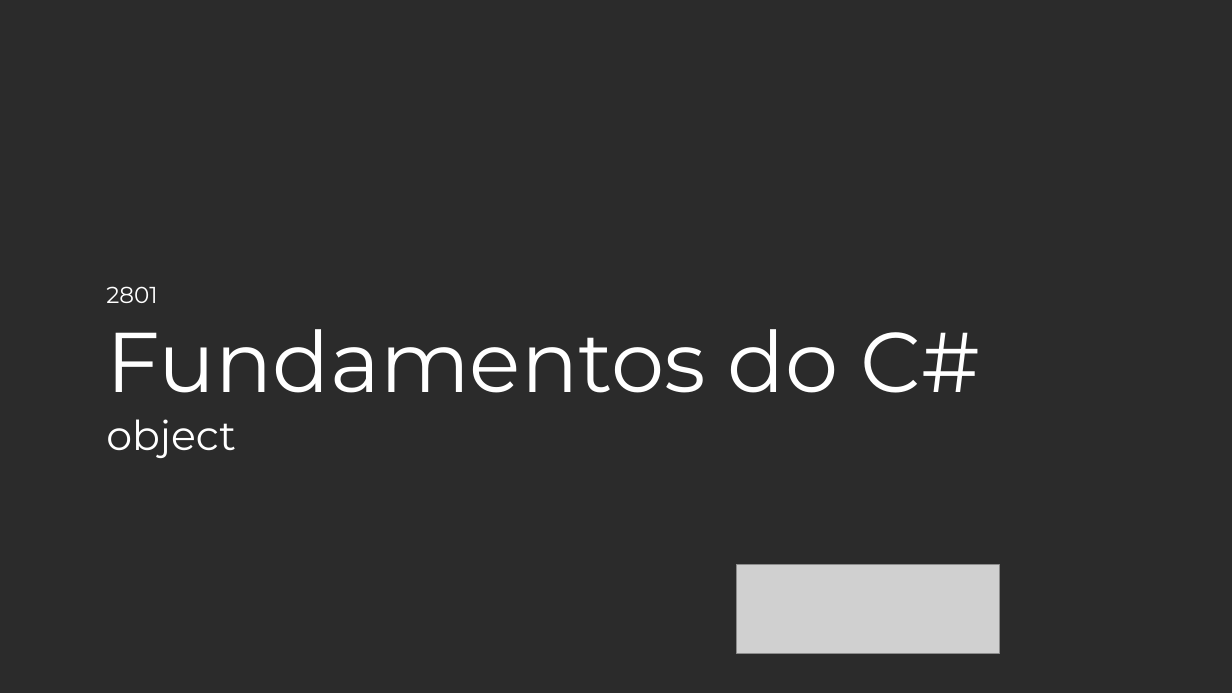
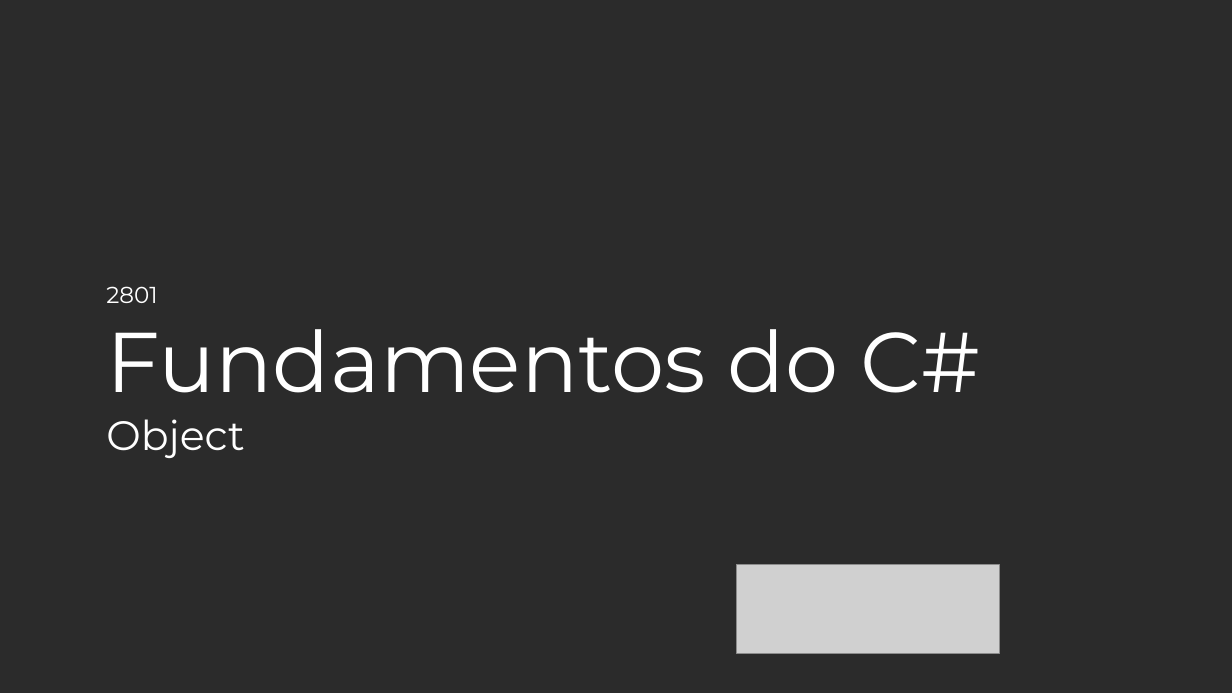
Before and after one commit to balta-io/2801, a slide deck: slide 48 of material-apoio/Modulo 5 - Linguagem de Programacao/2801 - Modulo 5 - Linguagem de Programacao.pptx. Drawn at 1232x693 pixels with LibreOffice and Linux fonts; fonts in the diff are those of the drawing; grey boxes stand for pictures; background and template pictures are left out; a plain dark background stands for a picture behind light text. Boxes give left, top, right and bottom in pixels: in the first picture for what was removed or moved away, otherwise in the second. Text is boxed around its words. In the diff, an @@ line names an element or a change of style, - is before the commit and + after.

```diff
--- a/material-apoio/Modulo 5 - Linguagem de Programacao/2801 - Modulo 5 - Linguagem de Programacao.pptx
+++ b/material-apoio/Modulo 5 - Linguagem de Programacao/2801 - Modulo 5 - Linguagem de Programacao.pptx
@@ text at [106, 419, 244, 458]: text changed @@
-object
+Object
```
Also in this commit, not shown: 8 other slides changed, 51 slides added.
